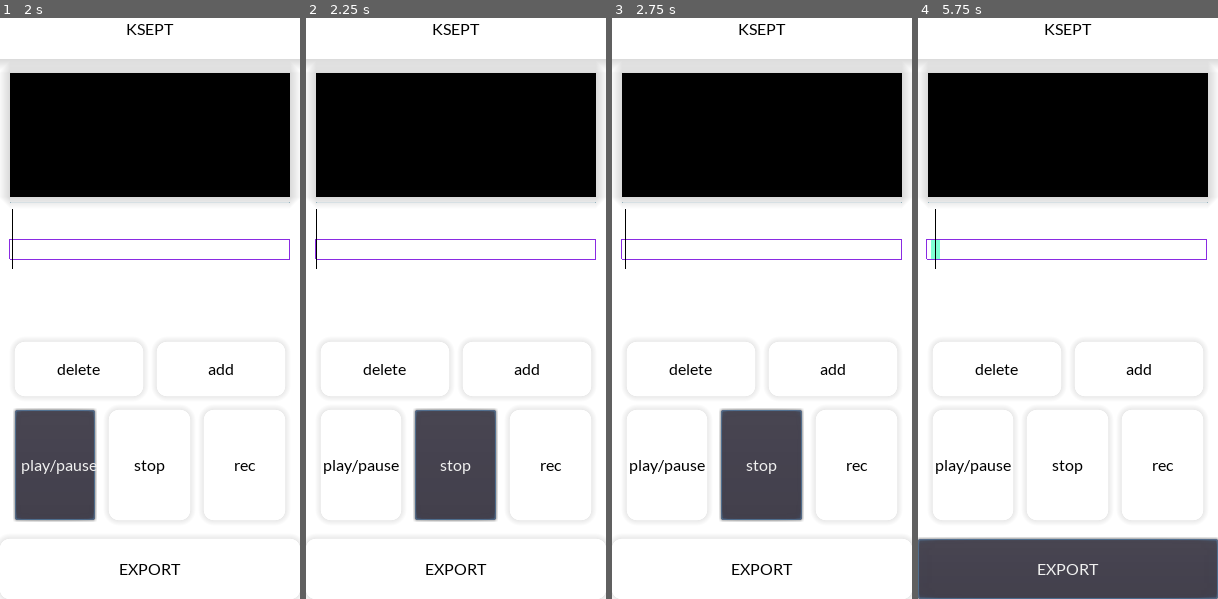
Above: before the commit, frames 1-4 (left to right).
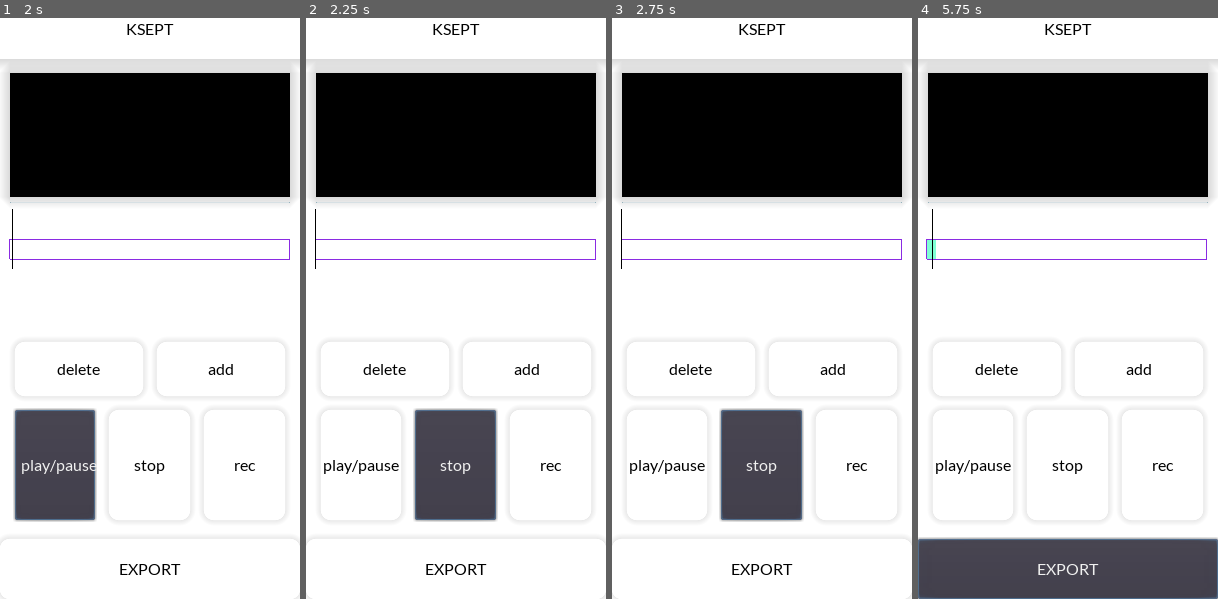
Above: after the commit, the same moments.

Repository: kahagino/ksept_recorder
Game: Godot game, scene res://scenes/main.tscn
The game is run twice, just before and just after one commit, with the same random seed, the same clock (stepped at 60 frames per second) and the same inputs.
Inputs:
- Up to frame 1 (2 s): click "add" at 0.5 s; click "play/pause" at 1.25 s
- Up to frame 2 (2.25 s): click "stop" at 2 s
- Up to frame 3 (2.75 s): no input
- Up to frame 4 (5.75 s): click "rec" at 2.75 s; click "EXPORT" at 3.5 s; hold Right (ui_right) 4.28-5.03 s; hold Down (ui_down) from 5.03 s (still down)

Frame 1 is identical in both runs. In frame 2, less than 0.1% of the frame differs, in the area x 3-4%, y 32-44%; in frame 3, less than 0.1%; in frame 4, 0.2%, in the area x 3-8%, y 32-44%.

Commit message:
🐛 play,stop,record functions logic

Diff:
--- a/src/audio_manager.gd
+++ b/src/audio_manager.gd
@@ -32,15 +32,17 @@
 
 func record():
 	if effect.is_recording_active():
+		stop()
 		# stop recording on current track
-		recording = effect.get_recording()
-		effect.set_recording_active(false)
-		$TrackManager.add_stream_to_track(recording)
-		print("stopped recording")
+#		recording = effect.get_recording()
+#		effect.set_recording_active(false)
+#		$TrackManager.add_stream_to_track(recording)
+#		play_pause()
 	else:
 		# start recording on current track
 		$TrackManager.set_current_t_stamp(cursor)
 		effect.set_recording_active(true)
+		play_cursor()
 		print("recording...")
 
 func play_pause():
@@ -50,6 +52,18 @@
 		else:
 			$TrackManager.stop()
 			stop_cursor()
+
+func stop():
+	if effect.is_recording_active():
+		recording = effect.get_recording()
+		effect.set_recording_active(false)
+		print("stopped recording")
+		$TrackManager.add_stream_to_track(recording)
+		play_pause()
+	else:
+		reset_cursor()
+
+	$TrackManager.stop()
 
 func is_playing()->bool:
 	if $CursorTimer.is_stopped():
@@ -66,16 +80,7 @@
 
 func reset_cursor()->void:
 	cursor = 0.0
-
-func stop():
-	if effect.is_recording_active():
-		recording = effect.get_recording()
-		effect.set_recording_active(false)
-		print("stopped recording")
-		$TrackManager.add_stream_to_track(recording)
-
-	$TrackManager.stop()
-	reset_cursor()
+	stop_cursor()
 
 func add_track():
 	$TrackManager.add_track()
